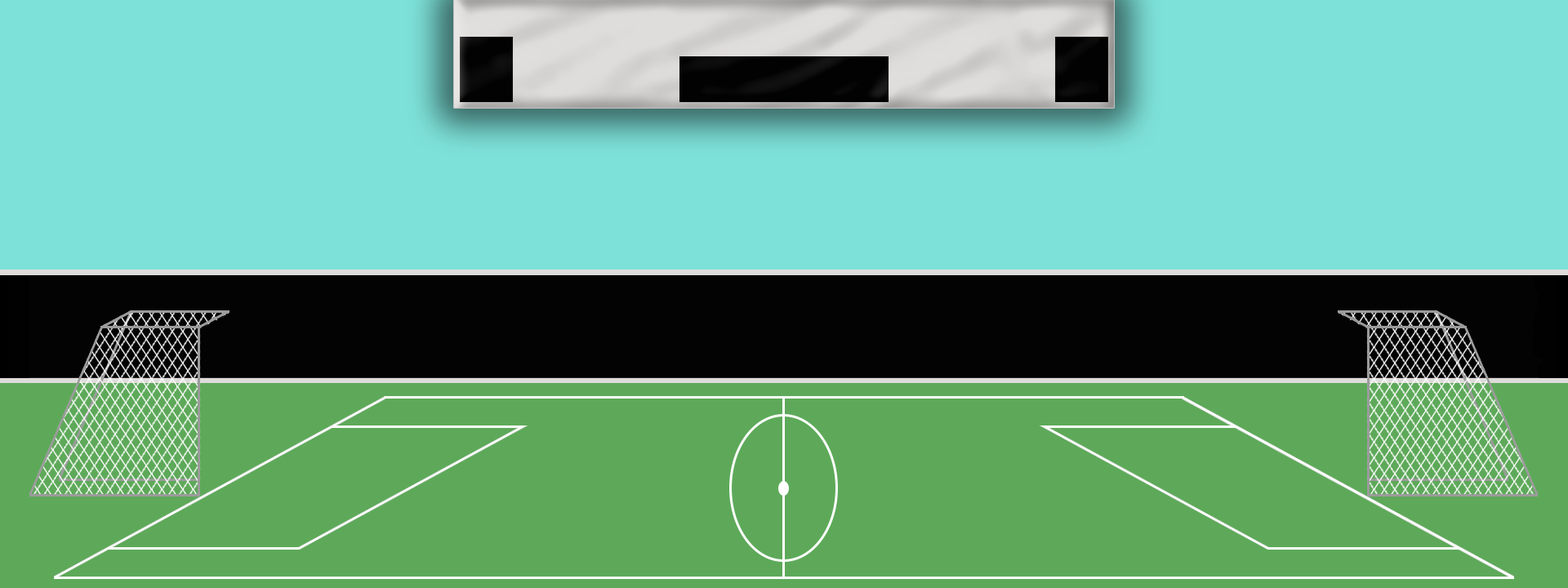
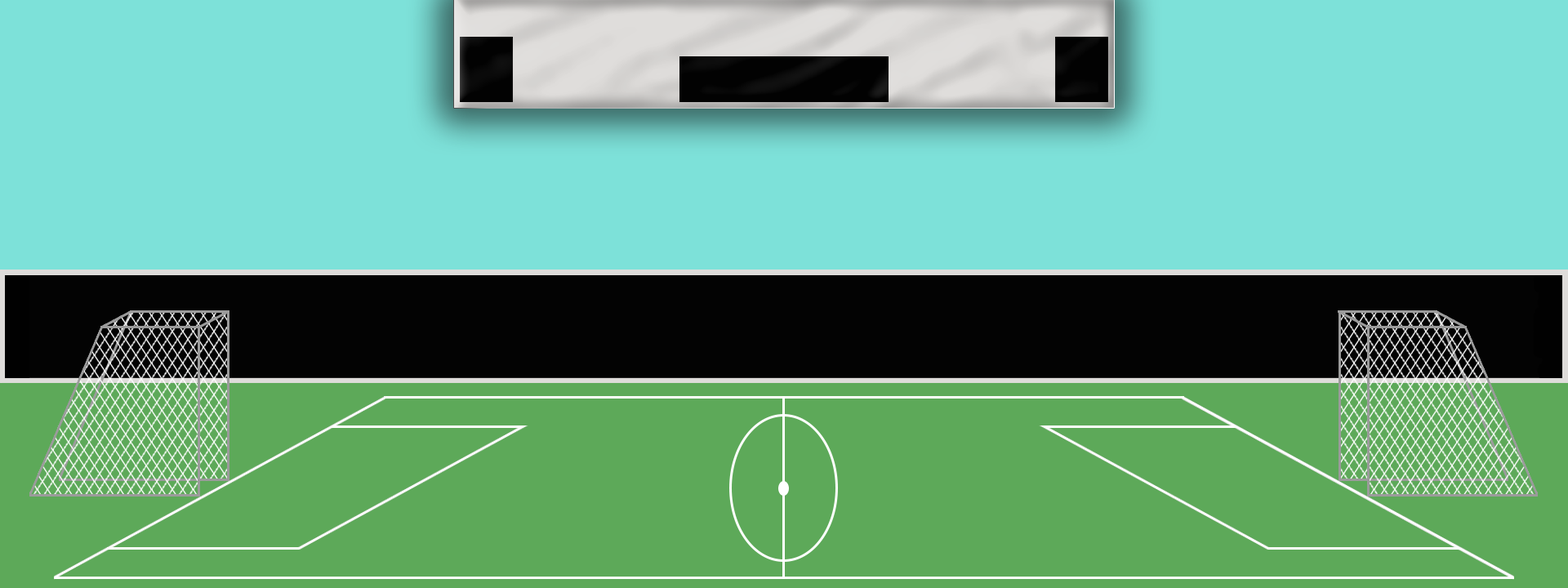
Comparing the layer stacks of the two (1568, 588) images. Changes:
added layer "Banner Final" in group "Banner" over bbox(453, 0, 1115, 109)
showed "GoalBack" over bbox(200, 312, 1368, 482)
hid group "Screen" (2 layers) over bbox(0, 269, 1568, 384)
showed "Background" over bbox(0, 0, 1568, 482)
